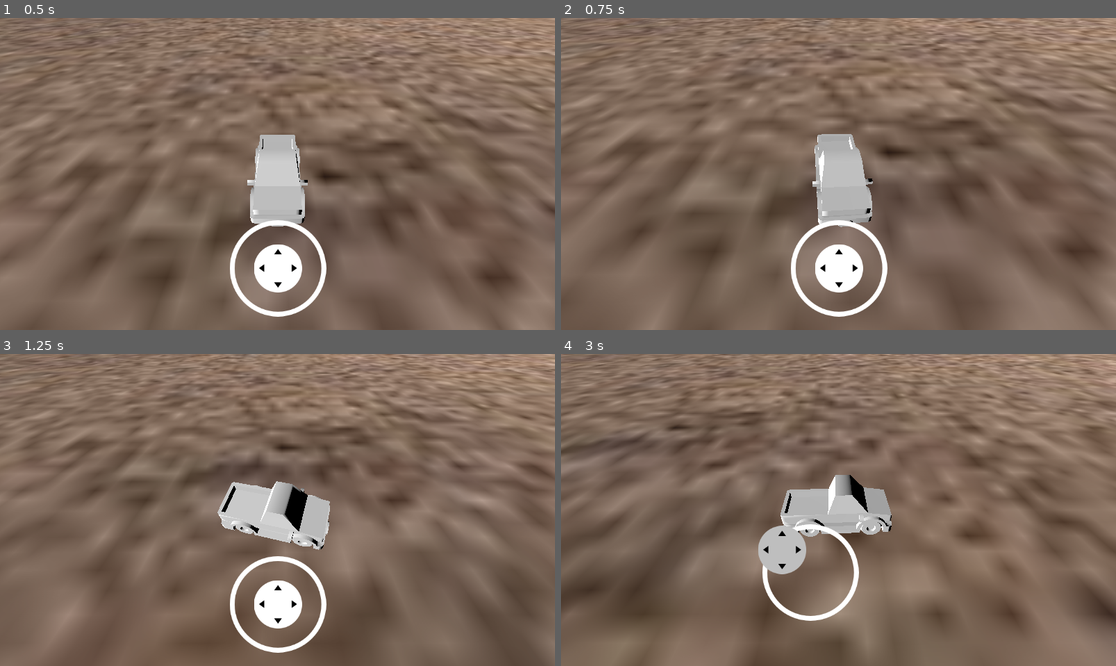
Above: before the commit, frames 1-4 (two rows, left to right).
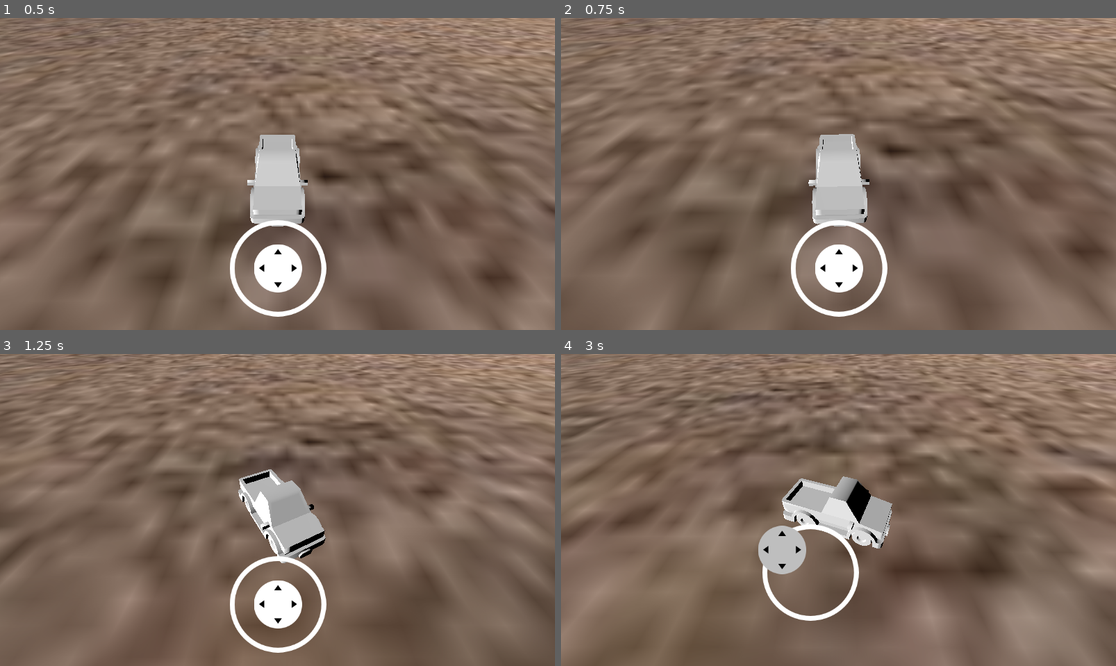
Above: after the commit, the same moments.

Repository: BrennanTanner/vigilante-9
Game: Godot game, scene res://Scenes/TestArea.tscn
The game is run twice, just before and just after one commit, with the same random seed, the same clock (stepped at 60 frames per second) and the same inputs.
Inputs (mouse positions are in pixels of both pictures, inside the frame that each line leads up to):
- Up to frame 1 (0.5 s): no input
- Up to frame 2 (0.75 s): move the mouse to (960, 158) at 0.52 s; hold Right (ui_right) from 0.53 s (still down); click (960, 158) at 0.67 s
- Up to frame 3 (1.25 s): keep holding Right (ui_right)
- Up to frame 4 (3 s): release Right (ui_right) at 1.25 s; drag from (727, 525) to (810, 572) at 1.27 s; move the mouse to (894, 441) at 2.02 s; hold Right (ui_right) 2.03-2.75 s; drag from (810, 572) to (672, 463) at 2.77 s

Frame 1 is identical in both runs. In frame 2, 2.5% of the frame differs, in the area x 0-100%, y 0-68%; in frame 3, 21%; in frame 4, 32%, in the area x 0-100%, y 0-100%.

Commit message:
Return to playcanvas torque logic
OG turn logic, needs fine tuning to match playcanvas

Diff:
--- a/Scenes/TestArea.tscn
+++ b/Scenes/TestArea.tscn
@@ -203,12 +203,15 @@
 
 [node name="Player" type="RigidBody3D" parent="." node_paths=PackedStringArray("chase_entity")]
 transform = Transform3D(1, 0, 0, 0, 1, 0, 0, 0, 1, 0, 3.52627, 0)
-mass = 4.0
+center_of_mass_mode = 1
+center_of_mass = Vector3(0, -0.2, -0.2)
+inertia = Vector3(1, 0, 1)
 script = ExtResource("2_fyct4")
-max_speed = 100.0
-speed = 150.0
-turn_speed = 75.0
-max_turn_velocity = 0.8
+max_speed = 35.0
+speed = 40.0
+turn_speed = 7.0
+max_turn_velocity = 1.5
+angular_damping = 4.0
 chase_entity = NodePath("Chasis")
 
 [node name="truck" type="Node3D" parent="Player"]
--- a/Scripts/player_car.gd
+++ b/Scripts/player_car.gd
@@ -11,7 +11,7 @@
 var current_turn_speed: float = 0.0
 var current_turn_direction: float = 0.0
 var target_angle: float = 0.0
-var joystick_force: float = 0.
+var joystick_force: float = 0.0
 var joystick_dead: bool = true
 
 func _ready():
@@ -19,6 +19,7 @@
 		push_error("chase_entity not found, must be set!")
 	gravity_scale = 2.0
 	angular_damp = angular_damping
+
 
 func shortest_rotation_direction(current: float, target: float) -> float:
 	# Normalize angles to be between -180 and 180
@@ -67,27 +68,28 @@
 		while angle_dif < -180:
 			angle_dif += 360
 
-		# Calculate turn direction and magnitude
-		var turn_direction = shortest_rotation_direction(cur_ang_vec, target_angle)
+		current_turn_direction = turn_speed * turn_velocity * (angle_dif / 180.0)
 
+		# Apply torque and force
+		apply_torque(Vector3(0, current_turn_direction, 0))
+		apply_force(backward_vector * speed * joystick_force)
 
-		# Apply torque proportional to the angle difference
-		var torque_strength = turn_direction * turn_speed * turn_velocity
-		print(torque_strength)
-		apply_torque(Vector3(0, torque_strength * (delta * 60), 0))
+	# Update turn speed with interpolation
+	current_turn_speed = lerp(
+		current_turn_speed,
+		-current_turn_direction / 3.0,
+		0.05
+	)
 
-		# Apply forward force based on joystick input
-		apply_force(backward_vector * speed * joystick_force * (delta * 60))
-
-		# Store current turn direction for visual updates
-		current_turn_direction = torque_strength
+	if abs(current_turn_speed) < 0.1:
+		current_turn_speed = 0
 
 func _process(delta: float):
 	# Update chase_entity orientation
-	if chase_entity:
-		chase_entity.rotation_degrees = Vector3(0, 0, current_turn_speed * 5.0)
-		var t = -current_turn_direction * linear_velocity.length() / 20
-		chase_entity.rotation.z = lerp(chase_entity.rotation.z, t, 10 * delta)
+	#if chase_entity:
+		#chase_entity.rotation_degrees = Vector3(0, 0, current_turn_speed * 5.0)
+		#var t = -current_turn_direction * linear_velocity.length() / 20
+		#chase_entity.rotation.z = lerp(chase_entity.rotation.z, t, 10 * delta)
 
 	# Update wheels
 	for wheel in wheels:
